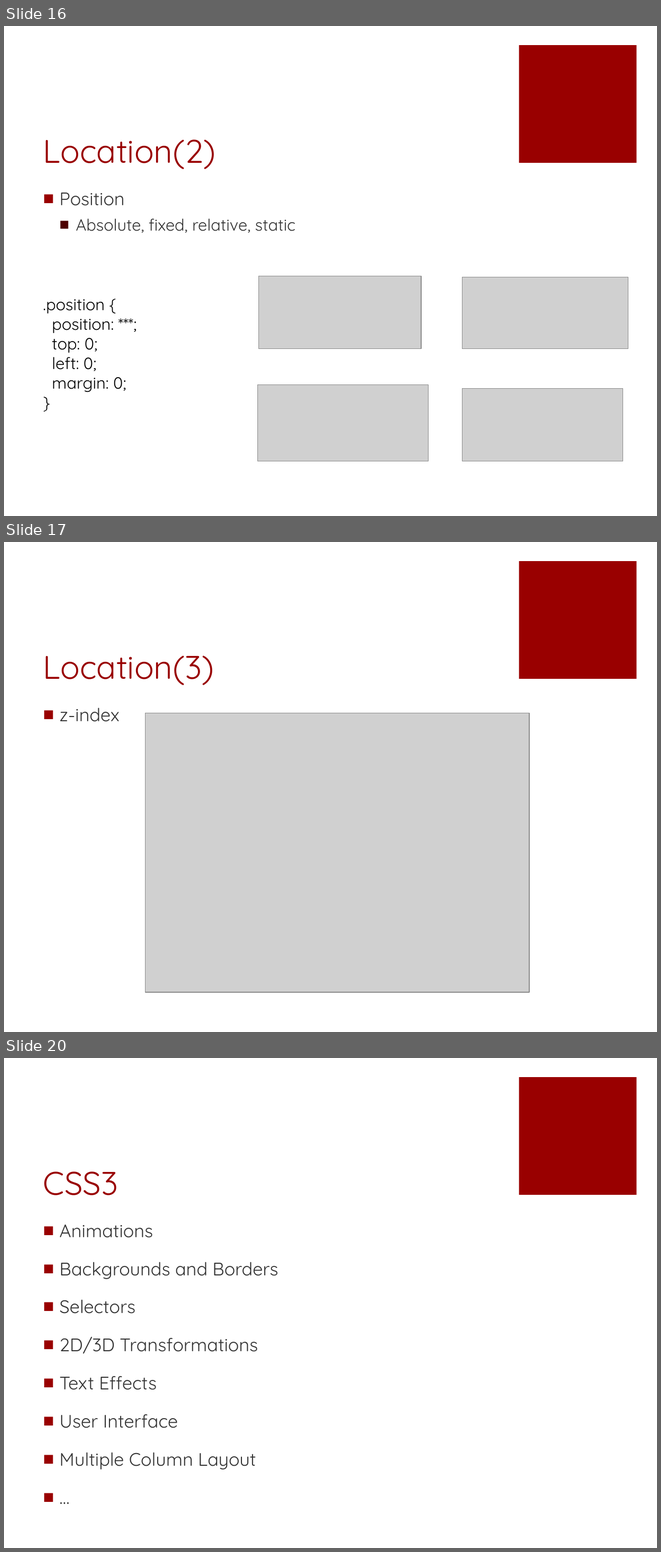
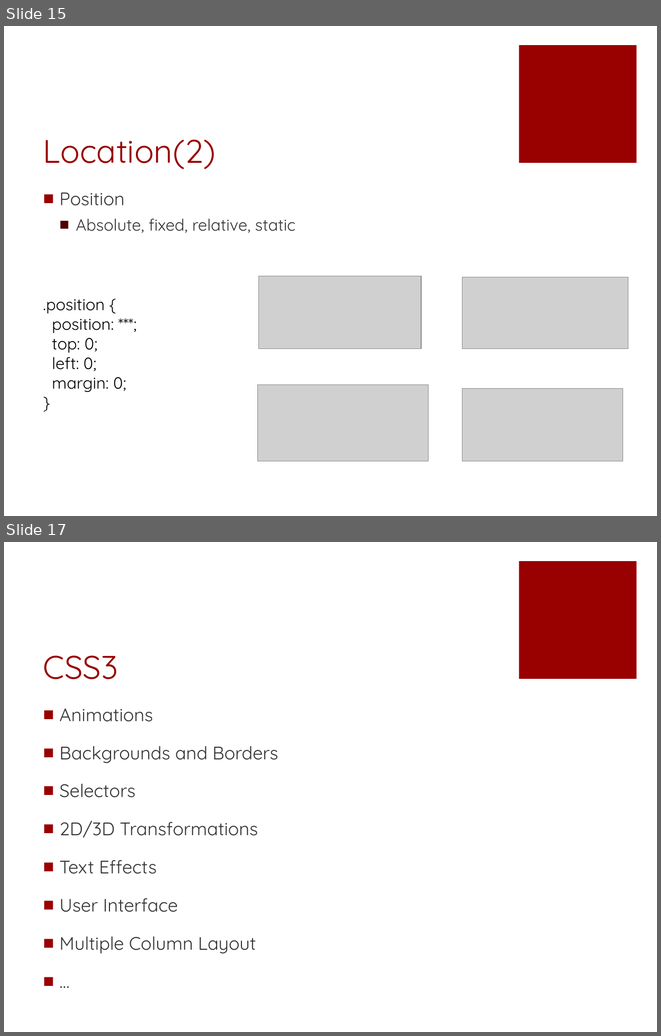
Before and after one commit to fuying/frondendtraining, a slide deck: CSS/CSS.pptx. Shown one above the other, each under a label of ours: slides 16, 17 and 20 before the commit, slides 15 and 17 after it; the slides between them are not shown. The pictures are 661x1552 and 661x1036 pixels, drawn with LibreOffice and Linux fonts; fonts in the diff are those of the drawing; grey boxes stand for pictures. Boxes give left, top, right and bottom in pixels: in the first picture for what was removed or moved away, otherwise in the second. Text is boxed around its words. In the diff, an @@ line names an element or a change of style, - is before the commit and + after.

```diff
--- a/CSS/CSS.pptx
+++ b/CSS/CSS.pptx
@@ slide 17 removed at (x1=4, y1=542, x2=657, y2=1032), background #FFFFFF; not listed: 1 template element that a slide beside it also shows @@
@@ title removed at (x1=43, y1=655, x2=214, y2=685) @@
-Location(3)
@@ text removed at (x1=60, y1=707, x2=120, y2=722) @@
-■ z-index
@@ picture removed at (x1=145, y1=713, x2=529, y2=992) @@
@@ what was slide 16 is now slide 15 @@
@@ what was slide 20 is now slide 17 @@
```
Also in this commit, not shown: 1 slide changed, 1 slide added, 4 other slides removed.
